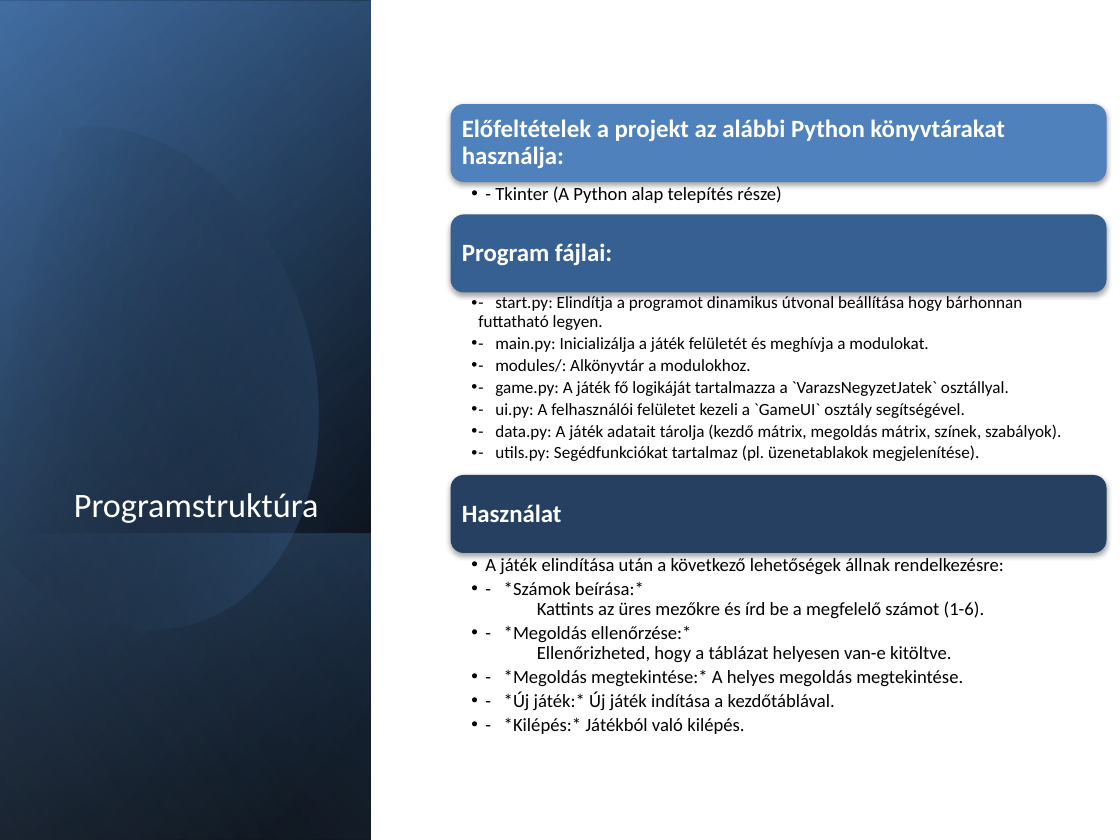
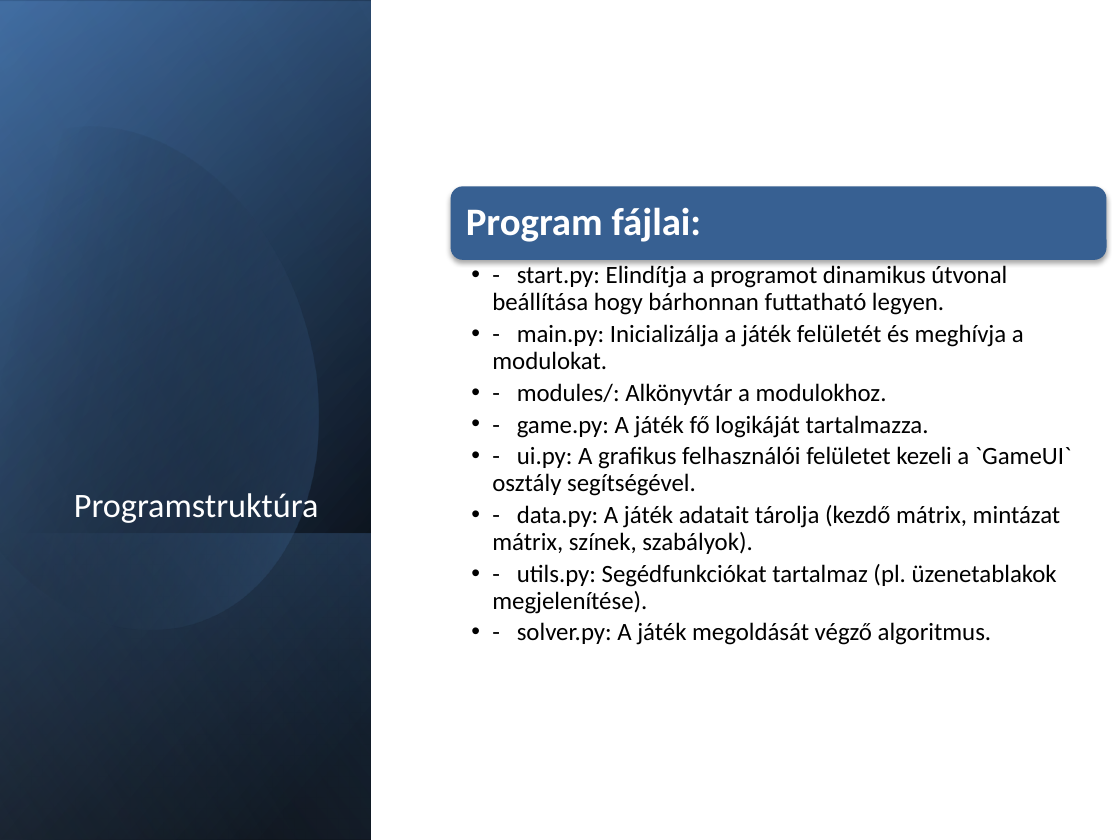
Before and after one commit to Verfurdo/Varazsnegyzet, a slide deck: slide 17 of documents/Projekt_Bemutato-1-2.pptx (slide 16 before the commit). Drawn at 1120x840 pixels with LibreOffice and Linux fonts; fonts in the diff are those of the drawing. Boxes give left, top, right and bottom in pixels: in the first picture for what was removed or moved away, otherwise in the second. Text is boxed around its words. In the diff, an @@ line names an element or a change of style, - is before the commit and + after.

Commit message:
ppt

```diff
--- a/documents/Projekt_Bemutato-1-2.pptx
+++ b/documents/Projekt_Bemutato-1-2.pptx
@@ rounded rectangle: place and size @@
-rounded rectangle at box(450, 215, 1107, 293)
+rounded rectangle at box(450, 186, 1107, 260)
@@ text "Program fájlai:": place and size @@
-text "Program fájlai:" at box(462, 243, 612, 265)
+text "Program fájlai:" at box(466, 207, 702, 242)
@@ text "Program fájlai:" at box(466, 207, 702, 242): size 16 to 25 pt; more space between paragraphs @@
@@ text "- start.py: Elindítja a programot ...": place and size @@
-text "- start.py: Elindítja a programot ..." at box(478, 295, 1061, 461)
+text "- start.py: Elindítja a programot ..." at box(492, 263, 1071, 645)
@@ text at box(492, 263, 1057, 614): size 11 to 16 pt in "- start.py: Elindítja a programot dinamikus útvonal ...", "- main.py: Inicializálja a játék felületét és ...", "- modules/: Alkönyvtár a modulokhoz.", "- utils.py: Segédfunkciókat tartalmaz (pl. üzenetablakok meg ..."; indent changed; more space between paragraphs @@
@@ text at box(492, 415, 1071, 554): text changed; size 11 to 16 pt @@
-  • - game.py: A játék fő logikáját tartalmazza a `VarazsNegyzetJatek` osztállyal.
-  • - ui.py: A felhasználói felületet kezeli a `GameUI` osztály segítségével.
-  • - data.py: A játék adatait tárolja (kezdő mátrix, megoldás mátrix, színek, szabályok).
+  • - game.py: A játék fő logikáját tartalmazza.
+  • - ui.py: A grafikus felhasználói felületet kezeli a `GameUI` osztály segítségével.
+  • - data.py: A játék adatait tárolja (kezdő mátrix, mintázat mátrix, színek, szabályok).
@@ group removed at box(450, 104, 1107, 734): 4 texts, 2 rounded rectangles @@
-Előfeltételek a projekt az alábbi Python könyvtárakat használja:
-  • - Tkinter (A Python alap telepítés része)
-Használat
-  • A játék elindítása után a következő lehetőségek állnak rendelkezésre:
-  • - *Számok beírása:*
-    Kattints az üres mezőkre és írd be a megfelelő számot (1-6).
-  • - *Megoldás ellenőrzése:*
-    Ellenőrizheted, hogy a táblázat helyesen van-e kitöltve.
-  • - *Megoldás megtekintése:* A helyes megoldás megtekintése.
-  • - *Új játék:* Új játék indítása a kezdőtáblával.
-  • - *Kilépés:* Játékból való kilépés.
@@ text at box(517, 622, 992, 645): paragraph added @@
+  • - solver.py: A játék megoldását végző algoritmus.
```
Also in this commit, not shown: 2 other slides changed, 2 slides added.
